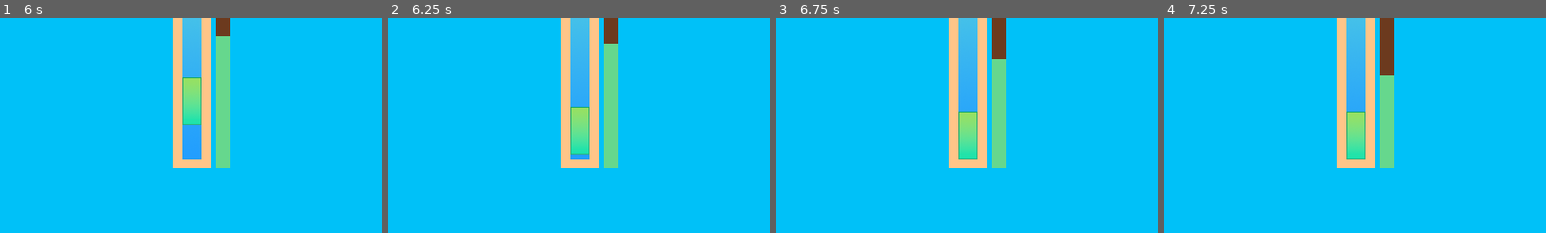
Above: before the commit, frames 1-4 (left to right).
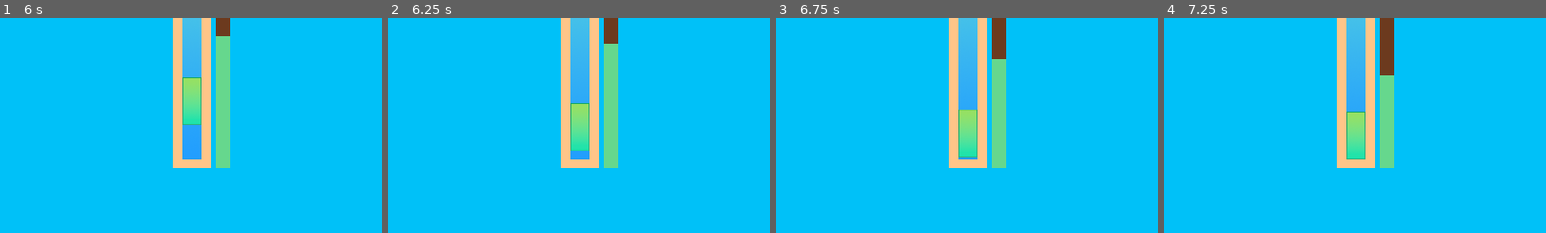
Above: after the commit, the same moments.

Repository: Anjellyrika/fishdew
Game: Godot game, scene res://src/main_menu.tscn
Two runs of this game, one before a commit and one after it. Both use one fixed random seed, a clock stepped at 60 frames per second and the inputs below.
Inputs (mouse positions are % of the whole screen's width and height, from its top left):
- Up to frame 1 (6 s): click "Play" at 0.5 s; click (66, 54) at 1.25 s; click (66, 60) at 2 s; click "River" at 2.75 s; click "View your collection" at 3.5 s; click "Hide collection" at 4.25 s; tap Enter (ui_accept) at 5, 5.27 s; move the mouse to (72, 45) at 5.02 s; hold Right (ui_right) from 5.03 s (still down); tap F at 5.1, 5.85 s; click (72, 45) at 5.17 s; move the mouse to (30, 55) at 5.77 s
- Up to frame 2 (6.25 s): keep holding Right (ui_right); tap Enter (ui_accept) at 6.02 s
- Up to frame 3 (6.75 s): move the mouse to (60, 28) at 6.52 s; release Right (ui_right) at 6.53 s; hold Left (ui_left) from 6.53 s (still down); tap F at 6.6 s
- Up to frame 4 (7.25 s): keep holding Left (ui_left)
The pictures show only the part of the screen within x 25-75%, y 50-100%; the shares and areas given below are measured in that part.

Frame 1 is identical in both runs. In frame 2, 0.2% of the frame differs, in the area x 47-53%, y 39-64%; in frame 3, 0.1%; in frame 4, nothing differs.

Commit message:
refactor: increase bobber bounce

Diff:
--- a/src/fishing_lvl/bobber.gd
+++ b/src/fishing_lvl/bobber.gd
@@ -15,4 +15,4 @@
 
 	var collision = move_and_collide(velocity * delta)
 	if collision:
-		velocity = velocity.bounce(collision.get_normal()) * 0.25
+		velocity = velocity.bounce(collision.get_normal()) * 0.4
